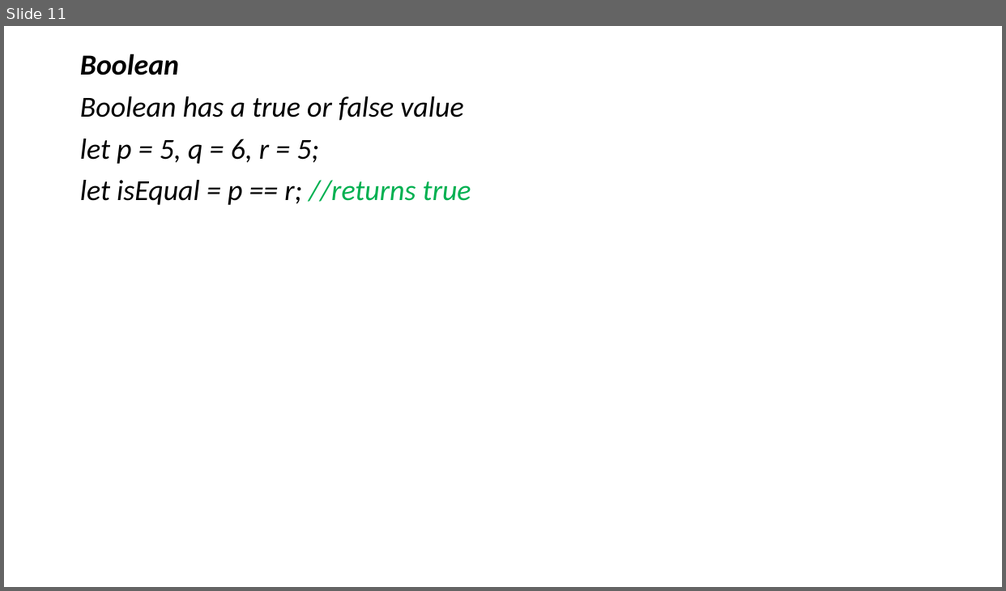
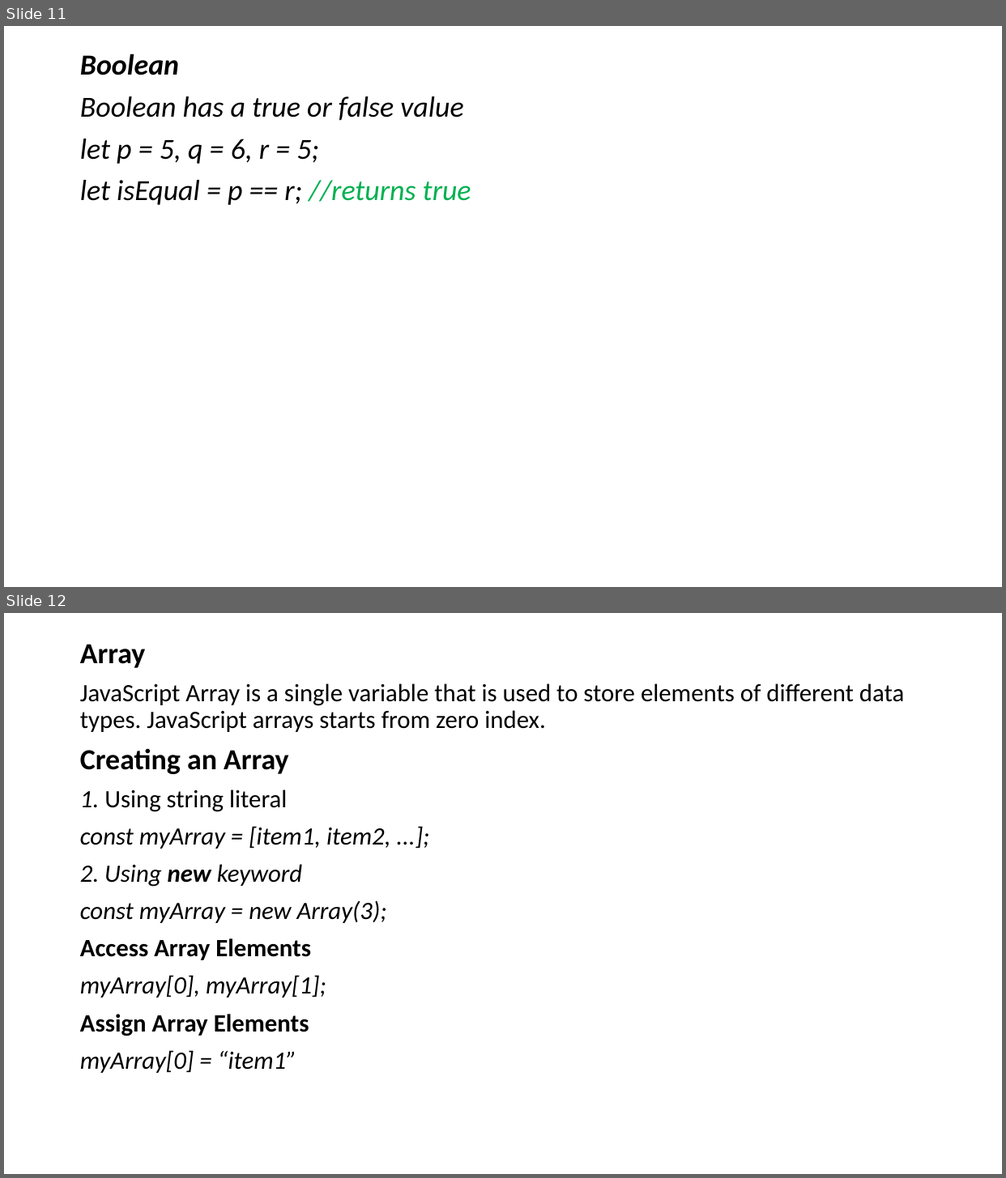
Before and after one commit to adeakinwe/AcademyFourPointZero, a slide deck: xx/lecture2/javascript/javascript.pptx. Shown one above the other, each under a label of ours: slide 11 before the commit, slides 11 and 12 after it. The pictures are 1006x591 and 1006x1178 pixels, drawn with LibreOffice and Linux fonts; fonts in the diff are those of the drawing. Boxes give left, top, right and bottom in pixels: in the first picture for what was removed or moved away, otherwise in the second. Text is boxed around its words. In the diff, an @@ line names an element or a change of style, - is before the commit and + after.

Commit message:
array

```diff
--- a/xx/lecture2/javascript/javascript.pptx
+++ b/xx/lecture2/javascript/javascript.pptx
@@ slide 12 added at box(4, 613, 1002, 1174), background #FFFFFF @@
@@ text added at box(80, 644, 904, 1073), 24 pt, text #000000 @@
+Array
+JavaScript Array is a single variable that is used to store elements of different data types. JavaScript arrays starts from zero index.
+Creating an Array
+1. Using string literal
+const myArray = [item1, item2, ...];
+2. Using new keyword
+const myArray = new Array(3);
+Access Array Elements
+myArray[0], myArray[1];
+Assign Array Elements
+myArray[0] = “item1”
```
Also in this commit, not shown: 4 other slides added, 2 other files.
